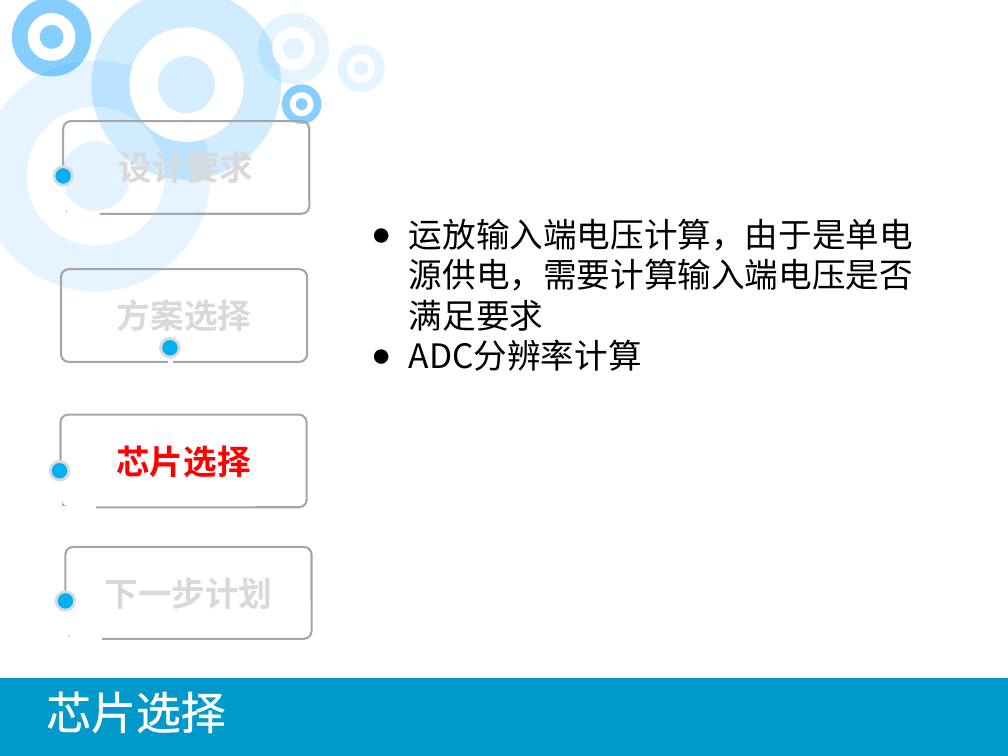
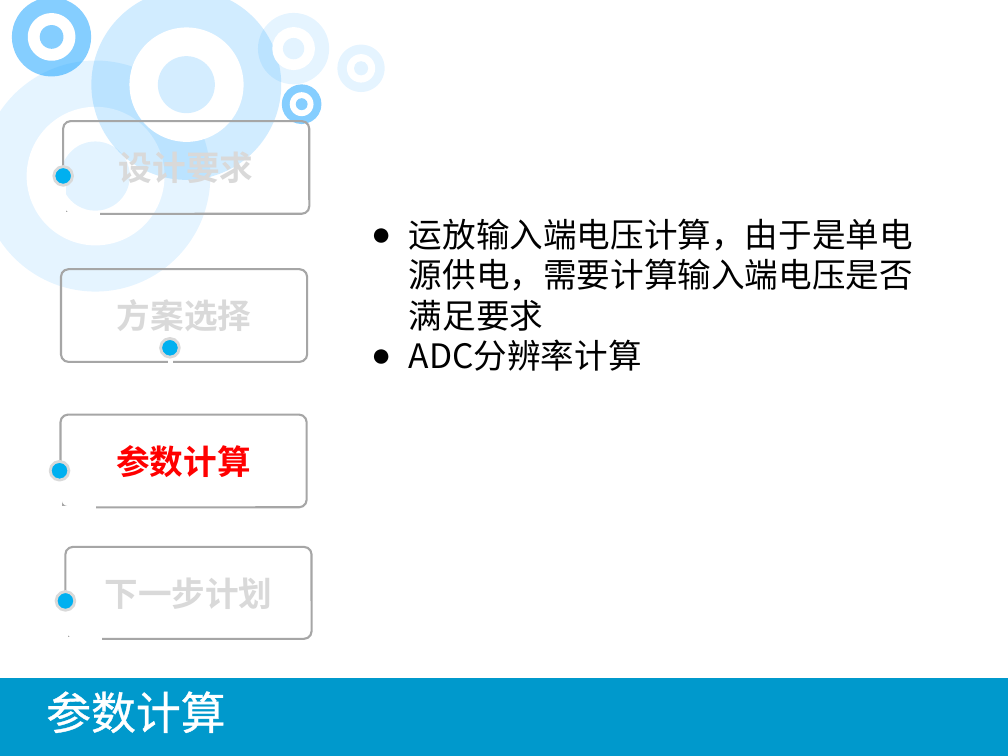
Before and after one commit to wyu0725/2MSPS-DAQ_CARD, a slide deck: slide 6 of 2M采样率双通道数据采集卡.pptx. Drawn at 1008x756 pixels with LibreOffice and Linux fonts; fonts in the diff are those of the drawing. Boxes give left, top, right and bottom in pixels: in the first picture for what was removed or moved away, otherwise in the second. Text is boxed around its words. In the diff, an @@ line names an element or a change of style, - is before the commit and + after.

```diff
--- a/2M采样率双通道数据采集卡.pptx
+++ b/2M采样率双通道数据采集卡.pptx
@@ text in rounded rectangle at [116, 445, 250, 477]: text changed @@
-芯片选择
+参数计算
@@ text at [46, 691, 225, 734]: text changed @@
-芯片选择
+参数计算
```
Also in this commit, not shown: 3 other slides changed, 9 other files.
